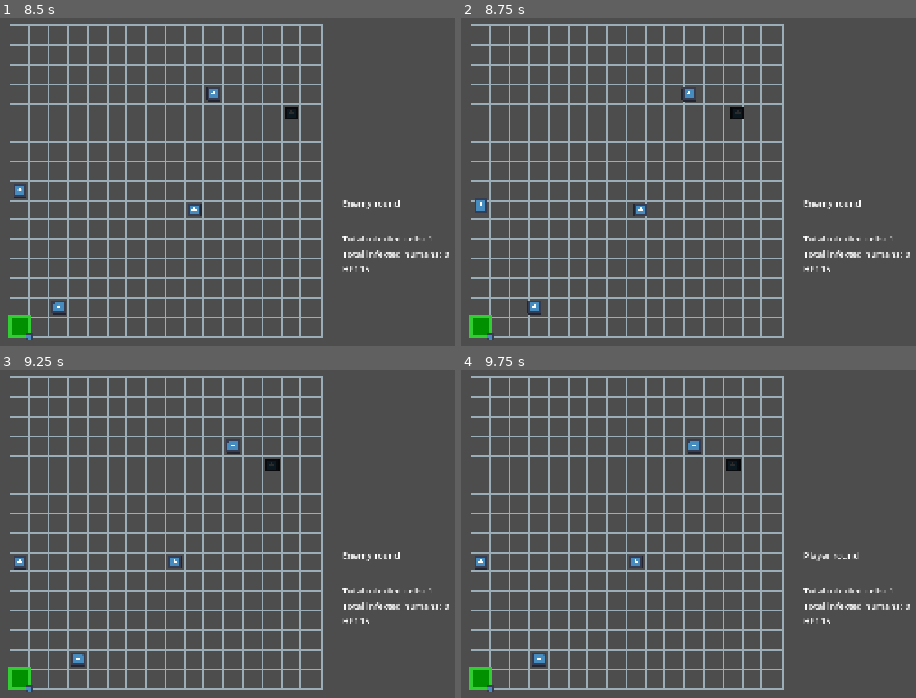
Above: before the commit, frames 1-4 (two rows, left to right).
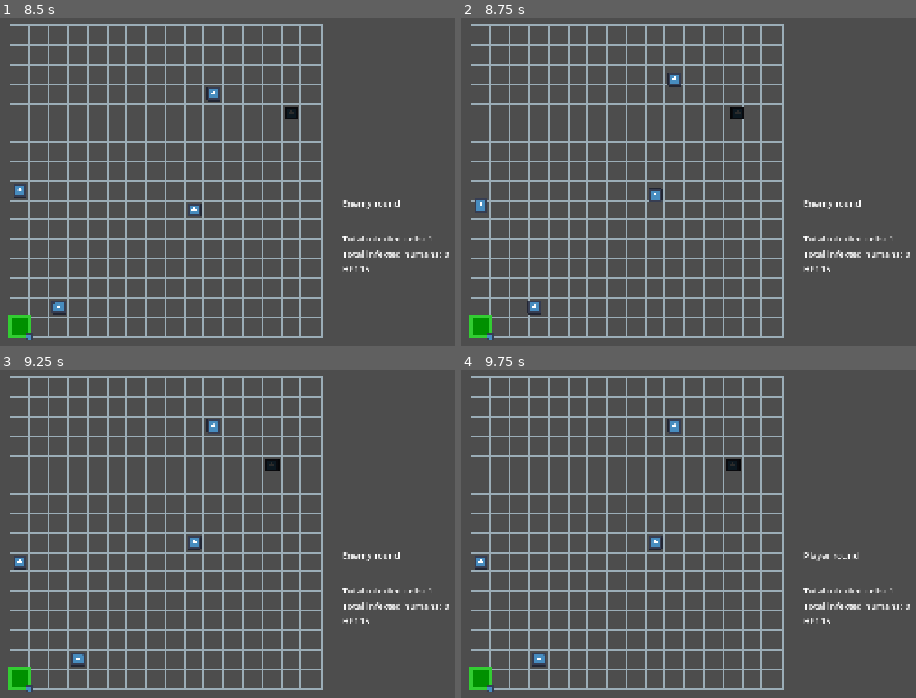
Above: after the commit, the same moments.

Repository: Sooshimi/mould
Game: Godot game, scene res://scenes/main.tscn
The game is run twice, just before and just after one commit, with the same random seed, the same clock (stepped at 60 frames per second) and the same inputs. The engine's default icon, where the game draws it, is replaced by a stand-in: a white triangle on a blue panel in a dark square.
Inputs:
- Up to frame 1 (8.5 s): click "Start game" at 0.5 s; tap Enter at 1.25, 2.75, 4.25 s; hold D (right) 1.28-2.03 s; tap Space at 2, 3.5, 5 s; hold S (down) 2.03-2.78 s; hold D (right) 2.78-3.53 s; hold W (up) 3.53-4.28 s; hold A (left) 4.28-5.78 s; hold S (down) 5.78-6.53 s; hold D (right) 6.53-7.28 s; hold W (up) 7.28-8.03 s; hold D (right) from 8.03 s (still down)
- Up to frame 2 (8.75 s): keep holding D (right)
- Up to frame 3 (9.25 s): release D (right) at 8.78 s; hold S (down) from 8.78 s (still down)
- Up to frame 4 (9.75 s): release S (down) at 9.53 s; hold A (left) from 9.53 s (still down)

Frame 1 is identical in both runs. In frame 2, 0.4% of the frame differs, in the area x 37-52%, y 16-61%; in frame 3, 0.3%; in frame 4, 0.3%.

Commit message:
added hp increase and update lose logic

Diff:
--- a/scenes/ui/ui.tscn
+++ b/scenes/ui/ui.tscn
@@ -30,6 +30,6 @@
 layout_mode = 2
 text = "Total infected humans: 0"
 
-[node name="SlimeMovesRemainingLabel" type="Label" parent="VBoxContainer"]
+[node name="HPLabel" type="Label" parent="VBoxContainer"]
 layout_mode = 2
 text = "HP: "
--- a/scripts/characters/slime.gd
+++ b/scripts/characters/slime.gd
@@ -16,13 +16,18 @@
 	get:
 		return hp
 	set(new_value):
+		if new_value < hp:
+			TurnManager.deplete_slime_moves_left()
 		hp = new_value
+		TurnManager.hp_updated.emit(hp)
 		TurnManager.check_hp(hp)
-		TurnManager.slime_moved.emit(hp)
-		TurnManager.deplete_slime_moves_left()
 
 func _ready() -> void:
 	slime_path.add_point(global_position)
+	TurnManager.connect("infected_humans_changed", increase_hp)
+
+func increase_hp(_new_value) -> void:
+	hp += 1
 
 func _physics_process(_delta: float) -> void:
 	if (not sprite_node_position_tween or not sprite_node_position_tween.is_running()) and hp > 0:
@@ -38,6 +43,7 @@
 func move(direction: Vector2) -> void:
 	if TurnManager.current_state == 1:
 		hp -= 1
+		TurnManager.check_slime_moves_and_hp_left()
 		var target_position = global_position + (direction * tile_size)
 		slime_path.add_point(target_position)
 
--- a/scripts/globals/TurnManager.gd
+++ b/scripts/globals/TurnManager.gd
@@ -11,7 +11,7 @@
 var total_infected_humans: int
 const slime_moves_left_default := 5
 var slime_moves_left: int
-var checked_hp: int
+var checked_hp: int = 1 # so it doesn't trigger check_slime_moves_and_hp_left() on game start
 
 signal slime_round_start
 signal slime_round_end
@@ -21,7 +21,7 @@
 signal win
 signal lose
 
-signal slime_moved(new_value) # used in Slime script
+signal hp_updated(new_value) # used in Slime script
 signal infected_cells_changed(new_value)
 signal infected_humans_changed(new_value)
 
@@ -98,5 +98,8 @@
 
 func deplete_slime_moves_left(amount := 1) -> void:
 	slime_moves_left -= amount
-	if slime_moves_left == 0:
+	check_slime_moves_and_hp_left()
+
+func check_slime_moves_and_hp_left() -> void:
+	if slime_moves_left == 0 or checked_hp == 0:
 		slime_turn_end()
--- a/scripts/ui/ui.gd
+++ b/scripts/ui/ui.gd
@@ -1,7 +1,7 @@
 extends Control
 
 func _ready() -> void:
-	TurnManager.connect("slime_moved", on_slime_move)
+	TurnManager.connect("hp_updated", on_hp_updated)
 	TurnManager.connect("infected_cells_changed", on_infected_cells_changed)
 	TurnManager.connect("infected_humans_changed", on_infected_humans_changed)
 	TurnManager.connect("slime_round_start", on_slime_round)
@@ -9,8 +9,8 @@
 	TurnManager.connect("lose", on_lose)
 	TurnManager.connect("win", on_win)
 
-func on_slime_move(hp: int) -> void:
-	$VBoxContainer/SlimeMovesRemainingLabel.text = str("HP: ", hp)
+func on_hp_updated(hp: int) -> void:
+	$VBoxContainer/HPLabel.text = str("HP: ", hp)
 
 func on_infected_cells_changed(total_infected_cells: int) -> void:
 	$VBoxContainer/TotalInfectedCells.text = str("Total infected cells: ", total_infected_cells)
